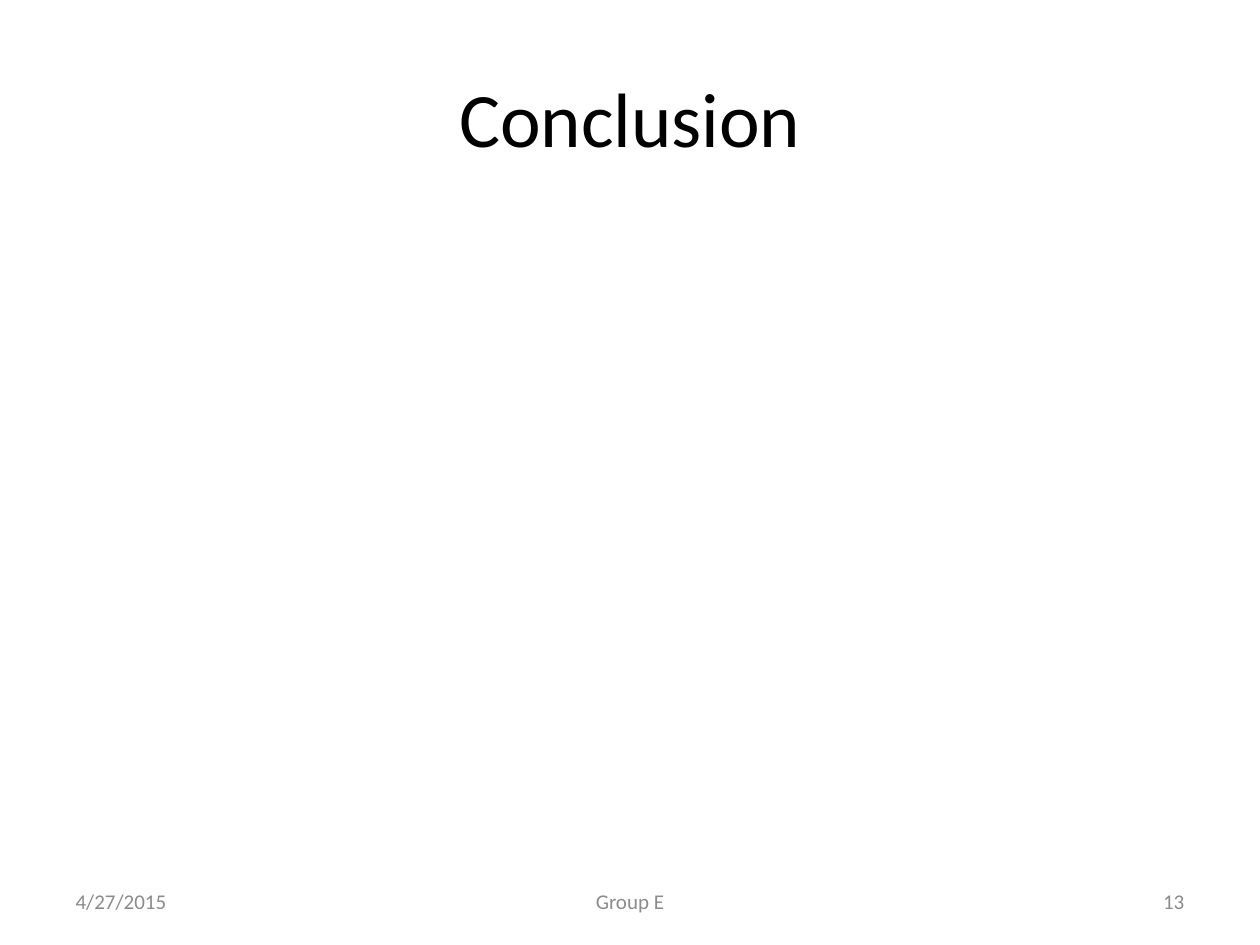
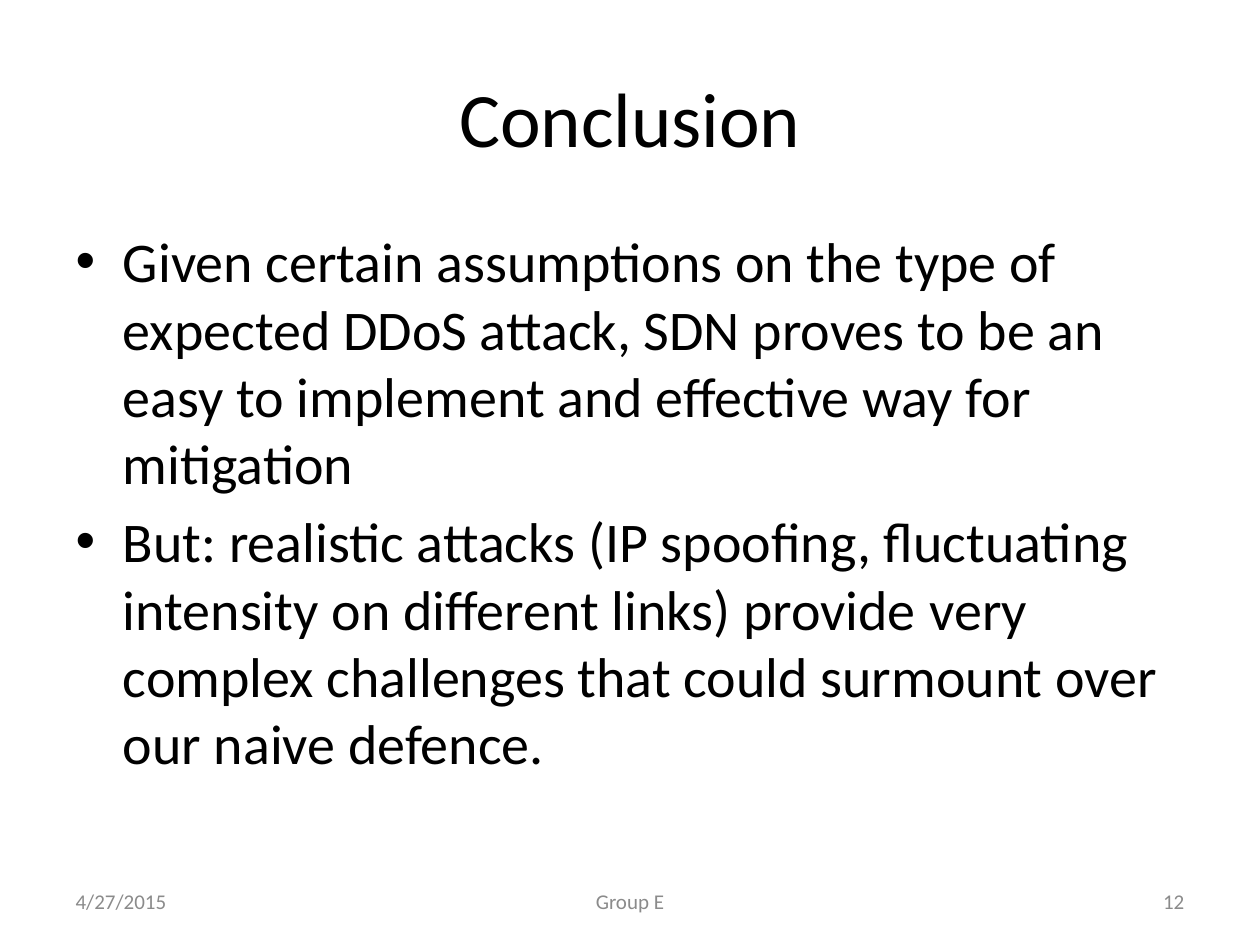
Before and after one commit to mishra14/DDoSAttackMitigationSystem, a slide deck: slide 12 of CIS 553.pptx (slide 13 before the commit). Drawn at 1260x945 pixels with LibreOffice and Linux fonts; fonts in the diff are those of the drawing. Boxes give left, top, right and bottom in pixels: in the first picture for what was removed or moved away, otherwise in the second. Text is boxed around its words. In the diff, an @@ line names an element or a change of style, - is before the commit and + after.

Commit message:
with results and conclusion

```diff
--- a/CIS 553.pptx
+++ b/CIS 553.pptx
@@ text added at (123, 243, 1156, 765), 32 pt, text #000000 @@
+• Given certain assumptions on the type of expected DDoS attack, SDN proves to be an easy to implement and effective way for mitigation
+• But: realistic attacks (IP spoofing, fluctuating intensity on different links) provide very complex challenges that could surmount over our naive defence.
@@ page number at (1163, 895, 1184, 909): text changed @@
-13
+12
```
Also in this commit, not shown: 6 other slides changed, 1 slide removed.
